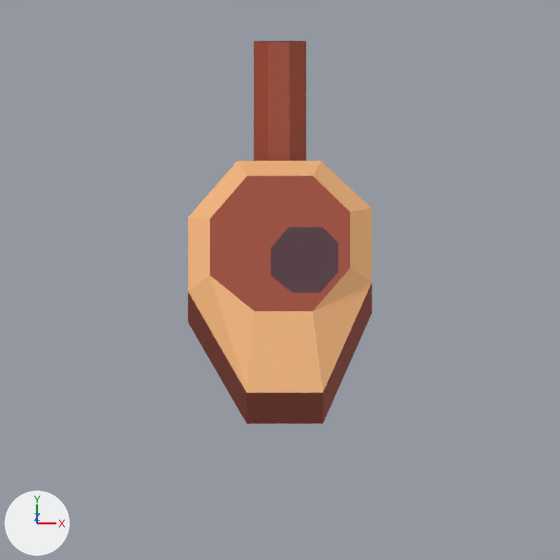
One commit to the Blender file blender_files/enemy_turret.blend: the scene before it, then after it.
One viewpoint serves both versions: the file's camera 'Camera'. The lights are fixed; the arrows at lower left show +X, +Y and +Z.

The older version as bpy lines, for what is in view:
```python
ob_barrel = bpy.data.objects.new('Barrel', me_cube_009)
ob_barrel.parent = ob_turret
ob_barrel.location = (0.0, 0.2, 0.35)
ob_barrel.rotation_euler = (-1.292, 0.0, 0.0)  # degrees (-74, 0, 0)
ob_barrel.scale = (1.75, 1.75, 1.12)
ob_base = bpy.data.objects.new('Base', me_cube_006)
ob_base.parent = ob_enemyturretrootempty
ob_base.location = (0.0, 0.0, 0.0)
ob_turret = bpy.data.objects.new('Turret', me_cube_008)
ob_turret.parent = ob_roll
ob_turret.location = (0.0, 0.0, 0.35)
ob_turret.rotation_euler = (0.0, 0.0, -0.348)  # degrees (0, 0, -20)
ob_turret.scale = (1.75, 1.75, 1.75)
```
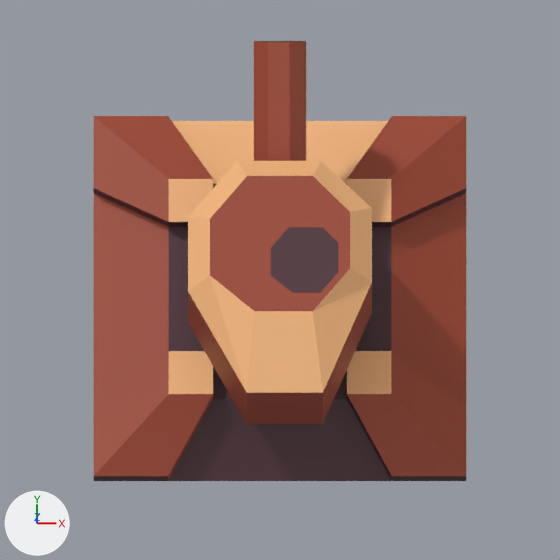
Where the change shows, as pixel boxes (x1, y1, x2, y2) in the pictures (560 x 560 px):
'Base', shown (brown): after (94, 116, 466, 481)

Edits to the bpy script that builds the scene:
```text
Change ob_base:
    remove ob_base.hide_render = True
```
